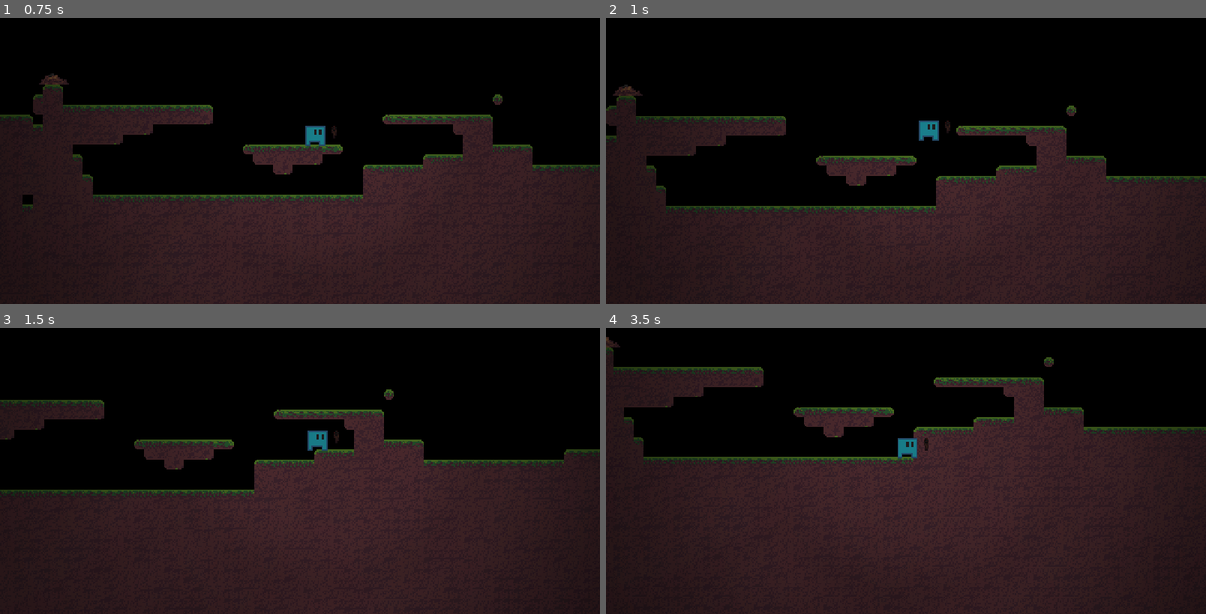
Above: before the commit, frames 1-4 (two rows, left to right).
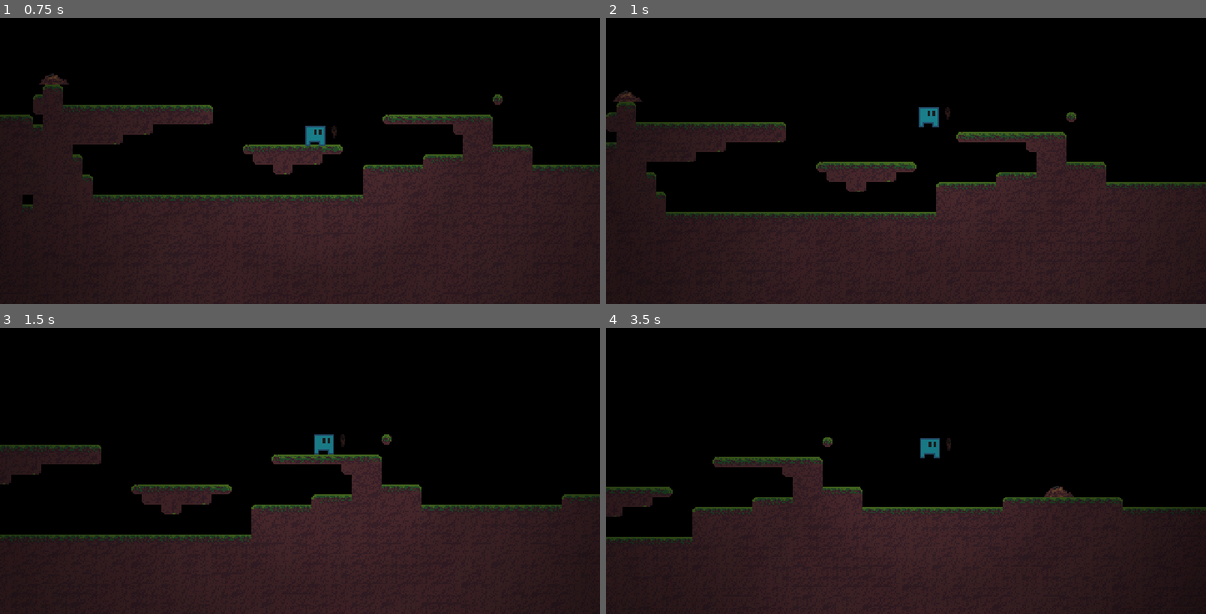
Above: after the commit, the same moments.

Repository: CiberTurtle/LD51
Game: Godot game, scene res://Game.tscn
Same seed, same stepped clock (60 frames per second), same inputs: the game is played once before the commit and once after it.
Inputs:
- Up to frame 1 (0.75 s): hold D (move_right) from 0.53 s (still down); tap E (pickup) at 0.6 s
- Up to frame 2 (1 s): keep holding D (move_right); tap W (move_jump) at 0.77 s
- Up to frame 3 (1.5 s): keep holding D (move_right); tap E (pickup) at 1.35 s
- Up to frame 4 (3.5 s): tap W (move_jump) at 1.52, 3.02 s; release D (move_right) at 2.03 s; hold Left (move_left) 2.03-2.78 s; tap E (pickup) at 2.1, 2.85 s; hold D (move_right) from 2.78 s (still down)

Frame 1 is identical in both runs. In frame 2, 7.1% of the frame differs, in the area x 0-100%, y 23-71%; in frame 3, 22%; in frame 4, 29%, in the area x 0-100%, y 3-76%.

Commit message:
Fixed min jump height

Diff:
--- a/Objects/Player/Player.gd
+++ b/Objects/Player/Player.gd
@@ -82,7 +82,7 @@
 
 	if(inputJumpCancel):
 		# Cancel jump
-		var jumpSpeedMin = -sqrt(2 * (gravity ) * jumpHeightMin)
+		var jumpSpeedMin = -sqrt(2 * (gravity / delta) * jumpHeightMin)
 		if(vSpeed < jumpSpeedMin):
 			vSpeed = jumpSpeedMin
 	inputJumpCancel = false
--- a/default_env.tres
+++ /dev/null
@@ -1,7 +0,0 @@
-[gd_resource type="Environment" load_steps=2 format=2]
-
-[sub_resource type="ProceduralSky" id=1]
-
-[resource]
-background_mode = 2
-background_sky = SubResource( 1 )
--- a/project.godot
+++ b/project.godot
@@ -98,4 +98,3 @@
 vram_compression/import_etc=true
 vram_compression/import_etc2=false
 environment/default_clear_color=Color( 0, 0, 0, 1 )
-environment/default_environment="res://default_env.tres"
